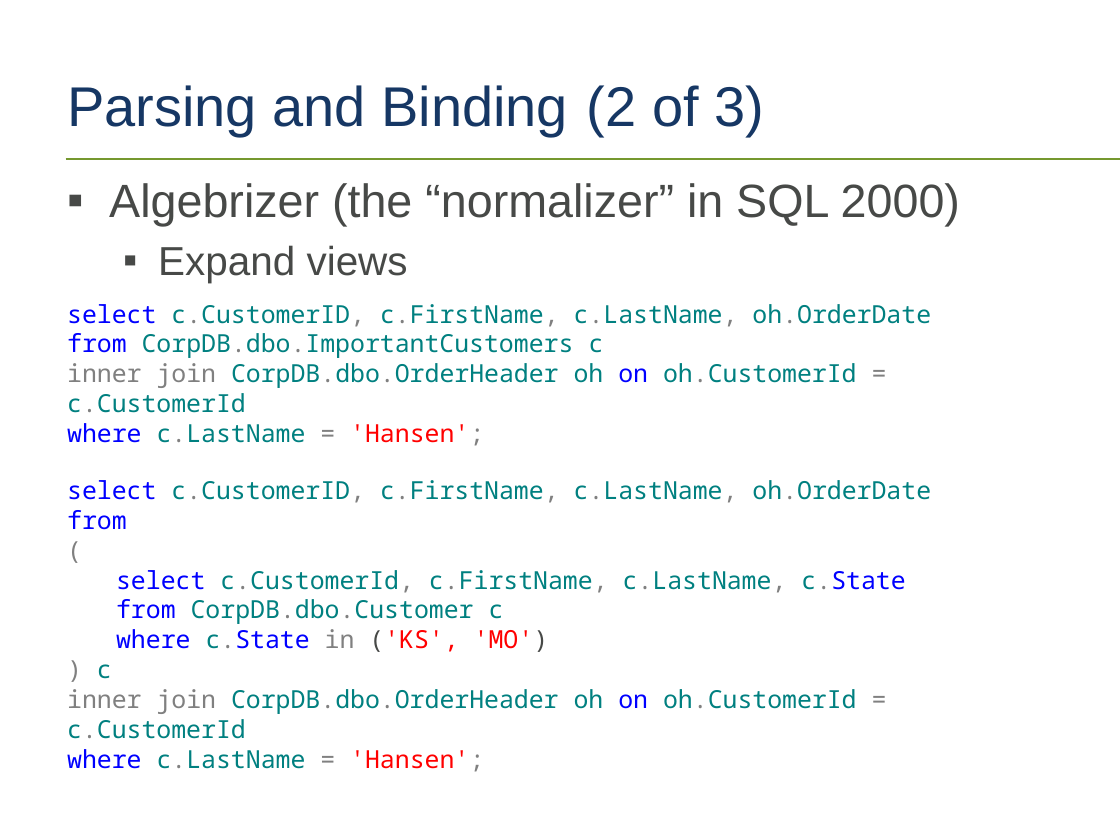
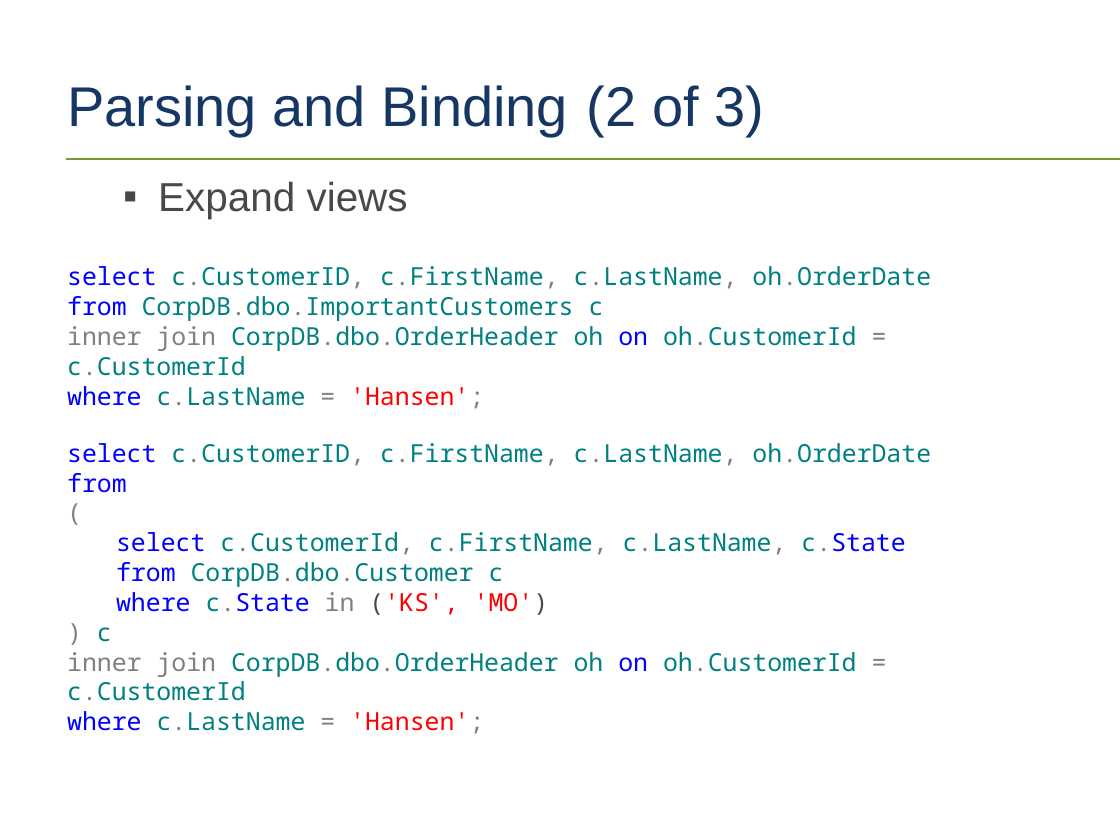
Before and after one commit to tf3604/OptimizerPresentation, a slide deck: slide 33 of Optimizer.pptx. Drawn at 1120x840 pixels with LibreOffice and Linux fonts; fonts in the diff are those of the drawing; background and template pictures are left out. Boxes give left, top, right and bottom in pixels: in the first picture for what was removed or moved away, otherwise in the second. Text is boxed around its words. In the diff, an @@ line names an element or a change of style, - is before the commit and + after.

Commit message:
Examples for Parsing and Binding; visual changes.

```diff
--- a/Optimizer.pptx
+++ b/Optimizer.pptx
@@ text at box(109, 183, 960, 227): paragraph removed @@
-▪ Algebrizer (the “normalizer” in SQL 2000)
@@ text "select c.CustomerID, c.FirstName, c.LastName, oh.OrderDate": place and size @@
-text "select c.CustomerID, c.FirstName, c.LastName, oh.OrderDate" at box(67, 304, 931, 446)
+text "select c.CustomerID, c.FirstName, c.LastName, oh.OrderDate" at box(67, 266, 931, 409)
@@ text "select c.CustomerID, c.FirstName, c.LastName, oh.OrderDate": place and size @@
-text "select c.CustomerID, c.FirstName, c.LastName, oh.OrderDate" at box(67, 480, 931, 772)
+text "select c.CustomerID, c.FirstName, c.LastName, oh.OrderDate" at box(67, 443, 931, 734)
```
Also in this commit, not shown: 1 other slide changed.
